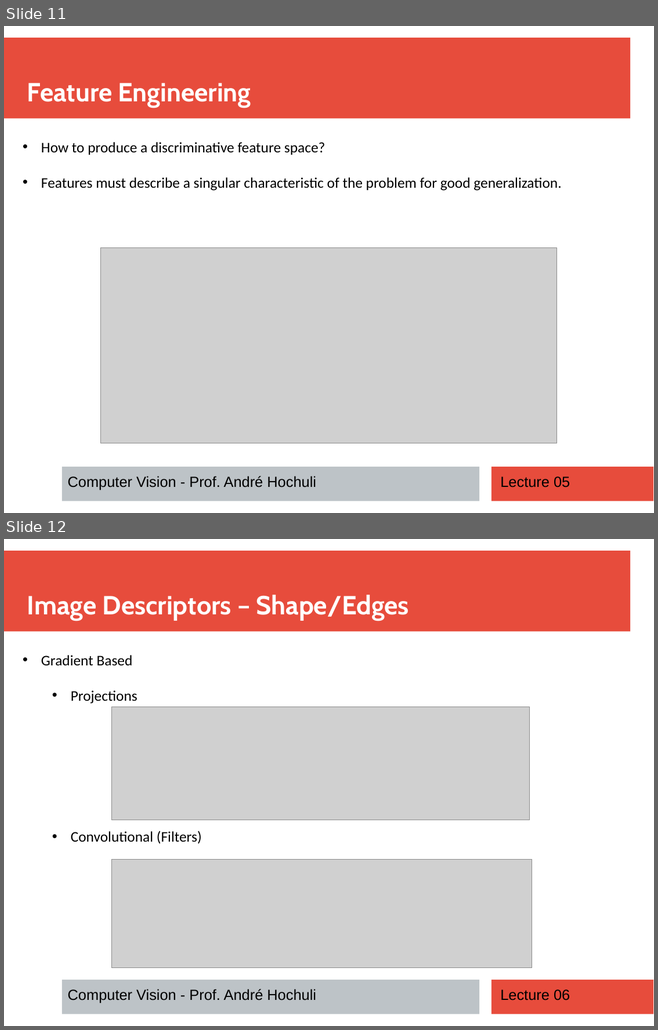
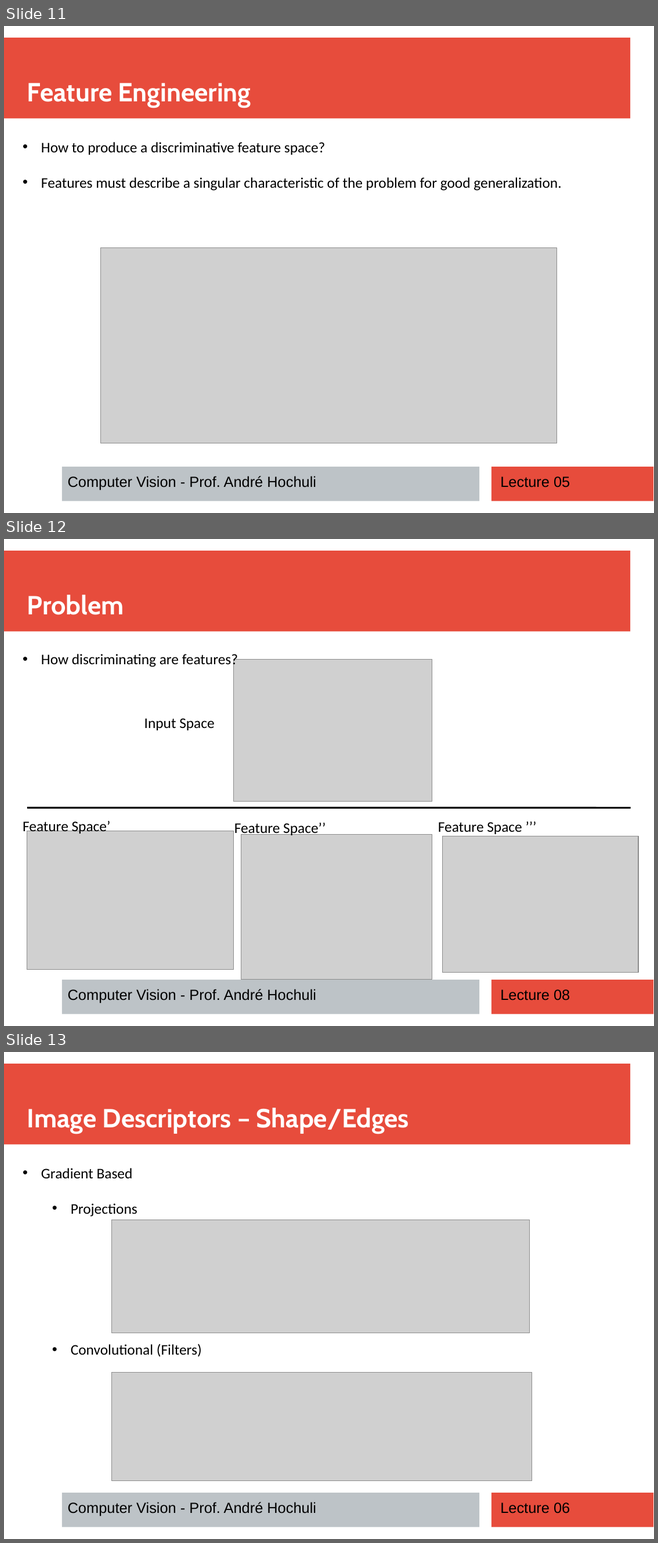
Before and after one commit to andrehochuli/teaching, a slide deck: ComputerVision/Lecture 05 - Feature Extraction/Lecture 05 - Feature Extraction.pptx. Shown one above the other, each under a label of ours: slides 11 and 12 before the commit, slides 11, 12 and 13 after it. The pictures are 658x1030 and 658x1543 pixels, drawn with LibreOffice and Linux fonts; fonts in the diff are those of the drawing; grey boxes stand for pictures. Boxes give left, top, right and bottom in pixels: in the first picture for what was removed or moved away, otherwise in the second. Text is boxed around its words. In the diff, an @@ line names an element or a change of style, - is before the commit and + after.

```diff
--- a/ComputerVision/Lecture 05 - Feature Extraction/Lecture 05 - Feature Extraction.pptx
+++ b/ComputerVision/Lecture 05 - Feature Extraction/Lecture 05 - Feature Extraction.pptx
@@ slide 12 added at (4,539,654,1026), background #FFFFFF; not listed: 3 template elements that a slide beside it also shows @@
@@ text added at (27,595,124,615), 32 pt, text #FFFFFF, bold @@
+Problem
@@ text added at (41,654,238,668), 18 pt, text #000000 @@
+• How discriminating are features?
@@ picture added at (233,659,432,802) @@
@@ text added at (144,718,214,730), 18 pt, text #000000 @@
+Input Space
@@ line added from (27, 808) to (630, 808), #000000 2.25 pt @@
@@ text added at (23,821,111,835), 18 pt, text #000000 @@
+Feature Space’
@@ picture added at (27,831,233,970) @@
@@ text added at (234,823,325,837), 18 pt, text #000000 @@
+Feature Space’’
@@ picture added at (241,834,432,979) @@
@@ text added at (438,822,521,834), 18 pt, text #000000 @@
+Feature Space ’’’
@@ picture added at (442,836,639,973) @@
@@ text added at (68,989,316,1004), 18 pt, text #000000 @@
+Computer Vision - Prof. André Hochuli
@@ text added at (500,990,570,1001), 18 pt, text #000000 @@
+Lecture 08
@@ what was slide 12 is now slide 13 @@
```
Also in this commit, not shown: 1 slide changed, 8 other files.
